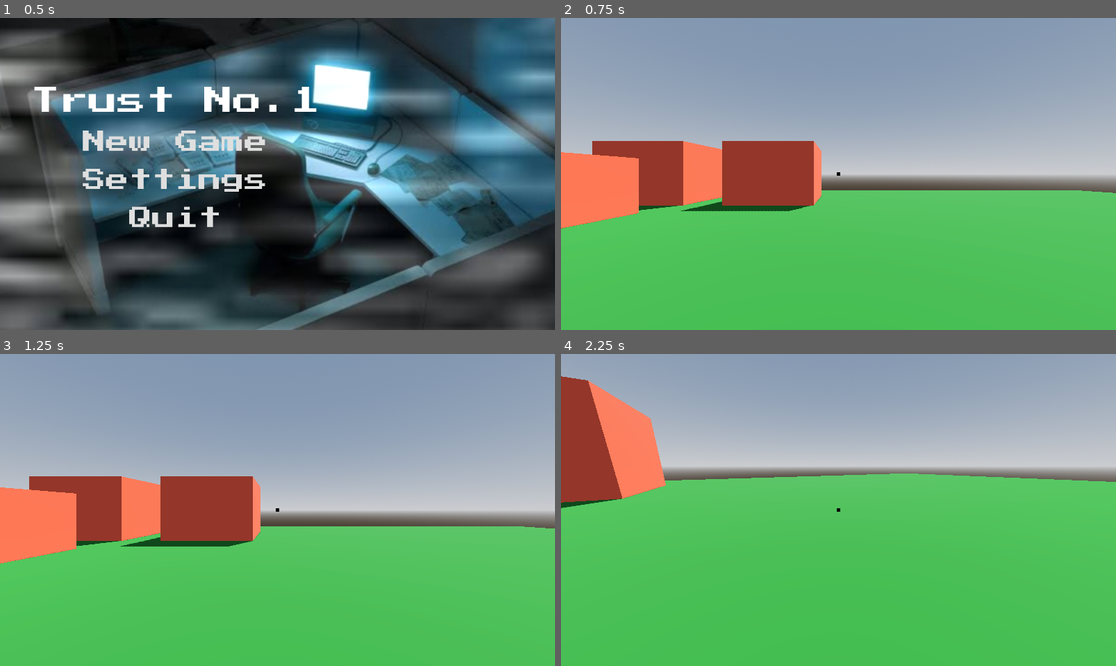
Above: before the commit, frames 1-4 (two rows, left to right).
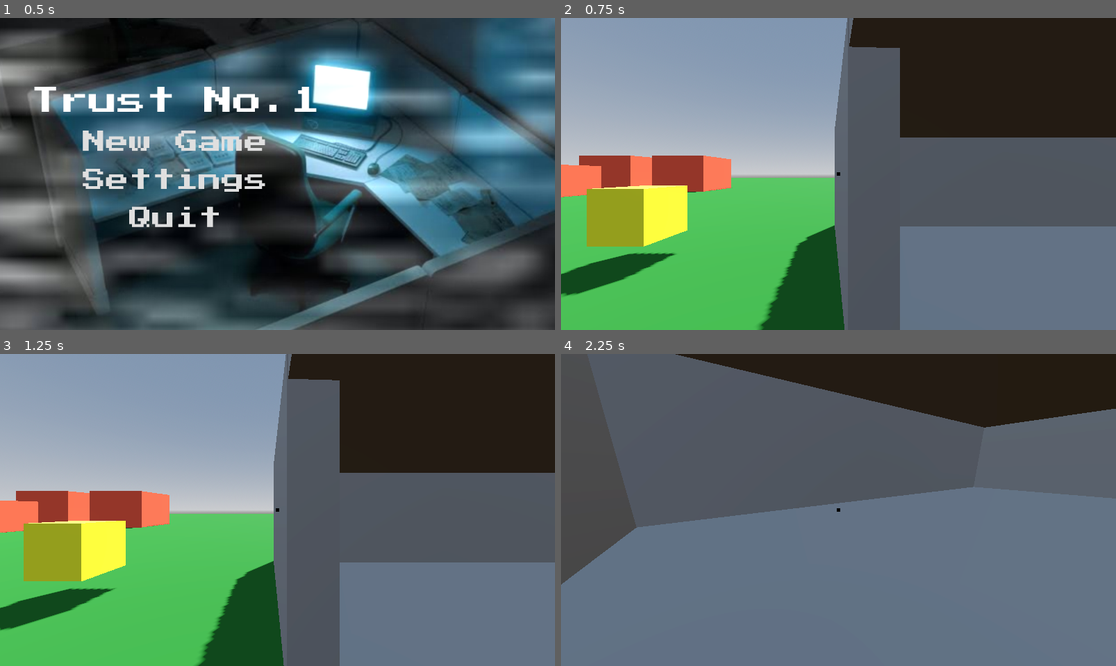
Above: after the commit, the same moments.

Repository: mitchglitchisdabestg/trust-no.-1game-jam
Game: Godot game, scene res://Scenes/main_menu/main_menu.tscn
Same seed, same stepped clock (60 frames per second), same inputs: the game is played once before the commit and once after it.
Inputs (mouse positions are in pixels of both pictures, inside the frame that each line leads up to):
- Up to frame 1 (0.5 s): no input
- Up to frame 2 (0.75 s): click "New Game" at 0.5 s
- Up to frame 3 (1.25 s): no input
- Up to frame 4 (2.25 s): move the mouse to (866, 510) at 1.27 s; hold C (Crouch) 1.28-2.03 s; hold W (Up) from 1.28 s (still down); tap Space (Jump) at 1.52 s; move the mouse to (810, 510) at 2.02 s; tap E (Interact) at 2.1 s

Frame 1 is identical in both runs. In frame 2, 65% of the frame differs, in the area x 0-100%, y 0-100%; in frame 3, 65%; in frame 4, 100%.

Commit message:
started using CSG boxes to prototype the map layout

Diff:
--- a/Scenes/world/world.tscn
+++ b/Scenes/world/world.tscn
@@ -40,7 +40,7 @@
 [node name="Level" type="Node3D" parent="." unique_id=1191396916]
 
 [node name="Floor" parent="Level" unique_id=477003862 instance=ExtResource("1_sl2e5")]
-transform = Transform3D(5, 0, 0, 0, 5, 0, 0, 0, 5, 0, 0, 0)
+transform = Transform3D(18.01148, 0, 0, 0, 5, 0, 0, 0, 16.642904, 0.041467667, 9.536743e-07, -0.016456604)
 
 [node name="Box" parent="Level" unique_id=646383262 instance=ExtResource("2_6m72w")]
 transform = Transform3D(5, 0, 0, 0, 5, 0, 0, 0, 5, -11.119946, -1.3180285, -3.4849281)
@@ -78,6 +78,104 @@
 [node name="Environment" type="Node3D" parent="." unique_id=16806332]
 
 [node name="Player" parent="." unique_id=423765952 instance=ExtResource("2_1fp7r")]
-transform = Transform3D(1, 0, 0, 0, 1, 0, 0, 0, 1, 0, 1.1502094, -4.5021877)
+transform = Transform3D(1, 0, 0, 0, 1, 0, 0, 0, 1, 11.756651, 1.1502094, 3.948113)
 
 [node name="Pause Menu" parent="." unique_id=1368006392 instance=ExtResource("4_fbtbp")]
+
+[node name="Prototyping" type="Node3D" parent="." unique_id=2096246784]
+
+[node name="CSGBox3D" type="CSGBox3D" parent="Prototyping" unique_id=1174656672]
+transform = Transform3D(1, 0, 0, 0, 0.5586773, 0, 0, 0, 1, 15.180981, 1.5329016, -2.6272657)
+size = Vector3(6.715088, 5.5600586, 0.47729492)
+
+[node name="CSGBox3D2" type="CSGBox3D" parent="Prototyping" unique_id=2093011890]
+transform = Transform3D(1, 0, 0, 0, 0.5586773, 0, 0, 0, 1, 15.5549755, 1.5143459, 9.8544855)
+size = Vector3(6.715088, 5.5600586, 0.47729492)
+
+[node name="CSGBox3D3" type="CSGBox3D" parent="Prototyping" unique_id=1510328827]
+transform = Transform3D(-0.044386625, 0, 0.99901444, 0, 0.5586773, 0, -0.99901444, 0, -0.044386625, 12.0572605, 1.562398, -0.15688682)
+size = Vector3(4.610626, 5.7127686, 0.47729492)
+
+[node name="CSGBox3D5" type="CSGBox3D" parent="Prototyping" unique_id=2131238586]
+transform = Transform3D(-0.044386625, 0, 0.99901444, 0, 0.5586773, 0, -0.99901444, 0, -0.044386625, 12.41457, 1.562398, 7.7281084)
+size = Vector3(4.610626, 5.7127686, 0.47729492)
+
+[node name="CSGBox3D6" type="CSGBox3D" parent="Prototyping" unique_id=1944773569]
+transform = Transform3D(-0.044386625, 0, 0.99901444, 0, 0.5586773, 0, -0.99901444, 0, -0.044386625, 12.24522, 3.006779, 3.8371432)
+size = Vector3(3.437107, 0.5420532, 0.47729492)
+
+[node name="CSGBox3D4" type="CSGBox3D" parent="Prototyping" unique_id=509907159]
+transform = Transform3D(-0.044386625, 0, 0.99901444, 0, 0.5586773, 0, -0.99901444, 0, -0.044386625, 24.780699, 1.562398, -0.15688682)
+size = Vector3(4.610626, 5.7127686, 0.47729492)
+
+[node name="CSGBox3D7" type="CSGBox3D" parent="Prototyping" unique_id=1560320695]
+transform = Transform3D(-0.044386625, 0, 0.99901444, 0, 0.5586773, 0, -0.99901444, 0, -0.044386625, 25.138008, 1.562398, 7.7281084)
+size = Vector3(4.610626, 5.7127686, 0.47729492)
+
+[node name="CSGBox3D8" type="CSGBox3D" parent="Prototyping" unique_id=1967348245]
+transform = Transform3D(-0.044386625, 0, 0.99901444, 0, 0.5586773, 0, -0.99901444, 0, -0.044386625, 24.968658, 3.006779, 3.8371432)
+size = Vector3(3.437107, 0.5420532, 0.47729492)
+
+[node name="CSGBox3D9" type="CSGBox3D" parent="Prototyping" unique_id=1848127161]
+transform = Transform3D(1, 0, 0, 0, 0.5586773, 0, 0, 0, 1, 21.424656, 1.5329016, -2.6272657)
+size = Vector3(6.715088, 5.5600586, 0.47729492)
+
+[node name="CSGBox3D10" type="CSGBox3D" parent="Prototyping" unique_id=2075715108]
+transform = Transform3D(1, 0, 0, 0, 0.5586773, 0, 0, 0, 1, 21.79865, 1.5143459, 9.8544855)
+size = Vector3(6.715088, 5.5600586, 0.47729492)
+
+[node name="Roof" type="CSGBox3D" parent="Prototyping" unique_id=1271726947]
+transform = Transform3D(-0.016562432, -0.5586005, 6.951722e-09, -4.3034003e-08, 4.282553e-09, 0.99999976, -0.99986285, 0.009253052, -4.3155048e-08, 18.58522, 3, 3.6724463)
+size = Vector3(12.527718, 22.804806, 0.27563477)
+
+[node name="CSGBox3D12" type="CSGBox3D" parent="Prototyping" unique_id=1120740182]
+transform = Transform3D(-0.016562432, -0.5586005, 6.951722e-09, -4.3034003e-08, 4.282553e-09, 0.99999976, -0.99986285, 0.009253052, -4.3155048e-08, 18.58522, -0.111258864, 3.6724463)
+size = Vector3(12.527718, 22.804806, 0.27563477)
+
+[node name="CSGBox3D11" type="CSGBox3D" parent="Prototyping" unique_id=584805782]
+transform = Transform3D(1, 0, 0, 0, 0.5586773, 0, 0, 0, 1, 27.905994, 1.5329016, -2.6272657)
+size = Vector3(6.715088, 5.5600586, 0.47729492)
+
+[node name="CSGBox3D13" type="CSGBox3D" parent="Prototyping" unique_id=390814245]
+transform = Transform3D(1, 0, 0, 0, 0.5586773, 0, 0, 0, 1, 28.27999, 1.5143459, 9.8544855)
+size = Vector3(6.715088, 5.5600586, 0.47729492)
+
+[node name="CSGBox3D14" type="CSGBox3D" parent="Prototyping" unique_id=1569982793]
+transform = Transform3D(-0.044386625, 0, 0.99901444, 0, 0.5586773, 0, -0.99901444, 0, -0.044386625, 24.782274, 1.562398, -0.15688682)
+size = Vector3(4.610626, 5.7127686, 0.47729492)
+
+[node name="CSGBox3D15" type="CSGBox3D" parent="Prototyping" unique_id=1226005666]
+transform = Transform3D(-0.044386625, 0, 0.99901444, 0, 0.5586773, 0, -0.99901444, 0, -0.044386625, 25.139584, 1.562398, 7.7281084)
+size = Vector3(4.610626, 5.7127686, 0.47729492)
+
+[node name="CSGBox3D16" type="CSGBox3D" parent="Prototyping" unique_id=456049528]
+transform = Transform3D(-0.044386625, 0, 0.99901444, 0, 0.5586773, 0, -0.99901444, 0, -0.044386625, 24.970234, 3.006779, 3.8371432)
+size = Vector3(3.437107, 0.5420532, 0.47729492)
+
+[node name="CSGBox3D17" type="CSGBox3D" parent="Prototyping" unique_id=2141667064]
+transform = Transform3D(-0.044386625, 0, 0.99901444, 0, 0.5586773, 0, -0.99901444, 0, -0.044386625, 37.50571, 1.562398, -0.15688682)
+size = Vector3(4.610626, 5.7127686, 0.47729492)
+
+[node name="CSGBox3D18" type="CSGBox3D" parent="Prototyping" unique_id=2049292987]
+transform = Transform3D(-0.044386625, 0, 0.99901444, 0, 0.5586773, 0, -0.99901444, 0, -0.044386625, 37.86302, 1.562398, 7.7281084)
+size = Vector3(4.610626, 5.7127686, 0.47729492)
+
+[node name="CSGBox3D19" type="CSGBox3D" parent="Prototyping" unique_id=803744156]
+transform = Transform3D(-0.044386625, 0, 0.99901444, 0, 0.5586773, 0, -0.99901444, 0, -0.044386625, 37.693672, 3.006779, 3.8371432)
+size = Vector3(3.437107, 0.5420532, 0.47729492)
+
+[node name="CSGBox3D20" type="CSGBox3D" parent="Prototyping" unique_id=1896148733]
+transform = Transform3D(1, 0, 0, 0, 0.5586773, 0, 0, 0, 1, 34.14967, 1.5329016, -2.6272657)
+size = Vector3(6.715088, 5.5600586, 0.47729492)
+
+[node name="CSGBox3D21" type="CSGBox3D" parent="Prototyping" unique_id=849724830]
+transform = Transform3D(1, 0, 0, 0, 0.5586773, 0, 0, 0, 1, 34.523663, 1.5143459, 9.8544855)
+size = Vector3(6.715088, 5.5600586, 0.47729492)
+
+[node name="Roof2" type="CSGBox3D" parent="Prototyping" unique_id=12296402]
+transform = Transform3D(-0.016562432, -0.5586005, 6.951722e-09, -4.3034003e-08, 4.282553e-09, 0.99999976, -0.99986285, 0.009253052, -4.3155048e-08, 31.310234, 3, 3.6724463)
+size = Vector3(12.527718, 22.804806, 0.27563477)
+
+[node name="CSGBox3D22" type="CSGBox3D" parent="Prototyping" unique_id=1182301362]
+transform = Transform3D(-0.016562432, -0.5586005, 6.951722e-09, -4.3034003e-08, 4.282553e-09, 0.99999976, -0.99986285, 0.009253052, -4.3155048e-08, 31.310234, -0.111258864, 3.6724463)
+size = Vector3(12.527718, 22.804806, 0.27563477)
